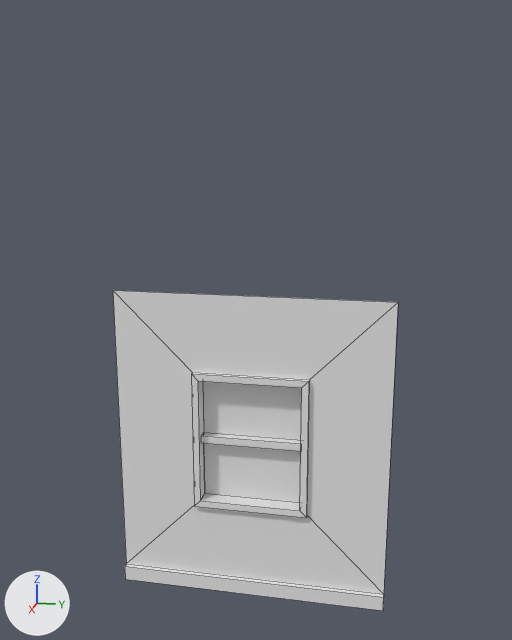
One commit to the FBX model LD56/Assets/Models/blockout assets/window wall.fbx: the scene before it, then after it.
Before and after are seen from a camera (50 mm lens) standing at (3.69, 0.98, 3.32) and looking at (-1.06, 0.03, 2.13). Arrows for +X, +Y and +Z are at lower left; the lights stay in place. Mesh edges are drawn as thin lines. Where no turn or scale is listed for an object, it has been applied to the vertices. Vertices at the same position are counted once.

Before the edit, the objects in view are built like this:
```python
me_plane_027 = bpy.data.meshes.new('Plane.027')
me_plane_027.from_pydata(...)  # 34 vertices, 28 faces; spans x -1.09..-0.96, y -1.0..1.0, z 0.0..2.31
ob_plane_018 = bpy.data.objects.new('Plane.018', me_plane_027)
ob_plane_018.location = (0.0, 0.0, 0.0)
```
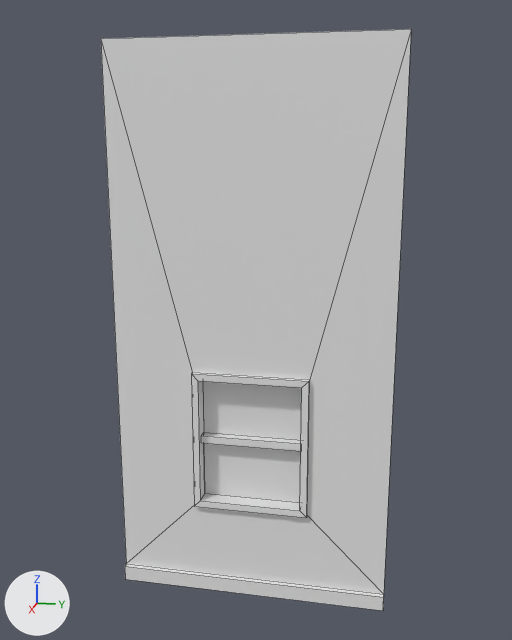
The newer file is also rescaled (x2.5), turned or shifted as a whole; pictures and numbers use the older file's frame.

Pixel boxes [x1, y1, x2, y2] of what changed, in the pictures (512 x 640 px; the box of a moved part takes in the faces that stretch with it):
'Plane.018', reshaped (9% wider, 81% taller): before [113, 290, 398, 611]; after [101, 29, 411, 611]
part 1 of me_plane_027, moved or reshaped: before [113, 290, 398, 480]; after [101, 29, 411, 480]

Diff of the bpy script that builds the scene:
```diff
--- a/LD56/Assets/Models/blockout assets/window wall.fbx.py
+++ b/LD56/Assets/Models/blockout assets/window wall.fbx.py
@@ me_plane_027 @@
 me_plane_027.from_pydata(...)  # 34 vertices, 28 faces; spans x -1.09..-0.96, y -1.0..1.0, z 0.0..2.31
 # used by ob_plane_018; location = (0.0, 0.0, 0.0)
-me_plane_027.vertices[12].co = (-1.0, -1.0, 2.31)  # pixel (112, 290)
-me_plane_027.vertices[14].co = (-1.0, 1.0, 2.31)  # pixel (398, 302)
+# me_plane_027 part 1
+me_plane_027.vertices[12].co = (-1.0, -1.0, 4.0)  # pixel (100, 38)
+me_plane_027.vertices[14].co = (-1.0, 1.0, 4.0)  # pixel (411, 29)
```
